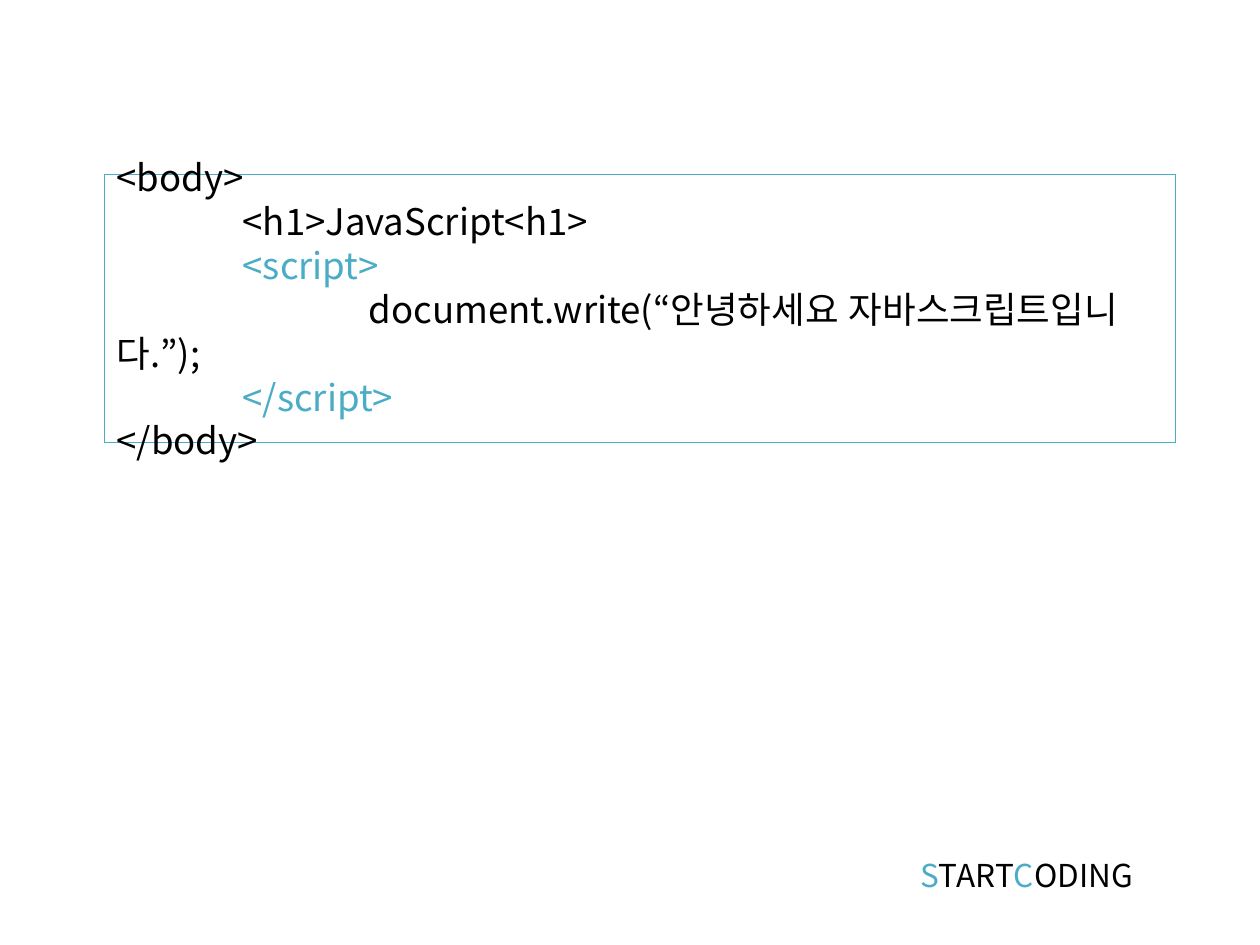
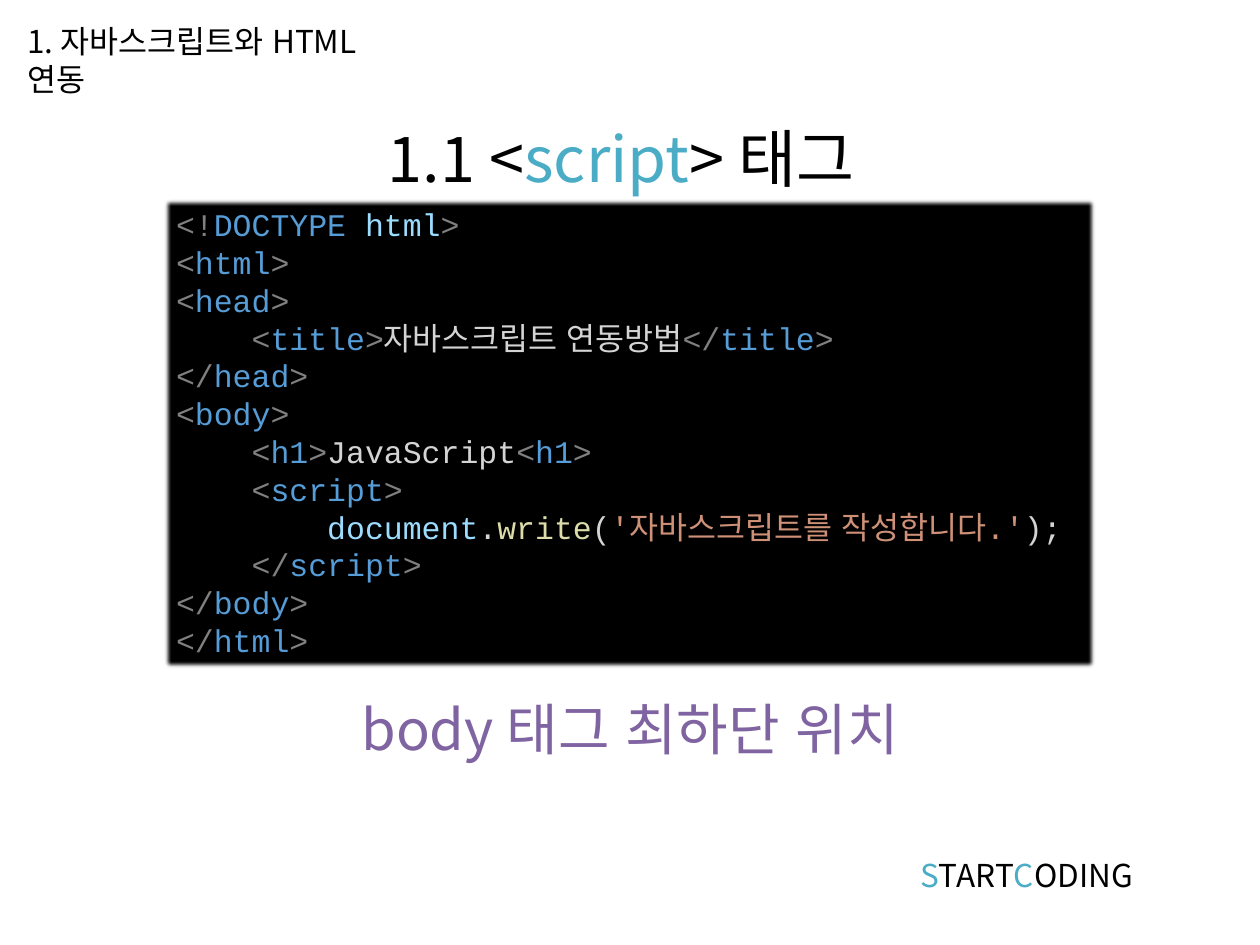
Before and after one commit to kwonkijun/web, a slide deck: slide 3 of 프론트엔드기초(PPT)/JAVASCRIPT 2강_시작하기.pptx. Drawn at 1260x945 pixels with LibreOffice and Linux fonts; fonts in the diff are those of the drawing. Boxes give left, top, right and bottom in pixels: in the first picture for what was removed or moved away, otherwise in the second. Text is boxed around its words. In the diff, an @@ line names an element or a change of style, - is before the commit and + after.

```diff
--- a/프론트엔드기초(PPT)/JAVASCRIPT 2강_시작하기.pptx
+++ b/프론트엔드기초(PPT)/JAVASCRIPT 2강_시작하기.pptx
@@ text added at (x1=27, y1=27, x2=356, y2=94), 18 pt, text #000000 @@
+1. 자바스크립트와 HTML 연동
@@ title added at (x1=388, y1=130, x2=854, y2=197), 36 pt, text #000000 @@
+1.1 <script> 태그
@@ rectangle "<!DOCTYPE html>" resized from (x1=105, y1=175, x2=1176, y2=444) to (x1=164, y1=199, x2=1096, y2=670) @@
@@ rectangle "<!DOCTYPE html>" at (x1=164, y1=199, x2=1096, y2=670): vertical alignment middle to top; fill none to #000000; outline #4BACC6 0.75 pt to none @@
@@ text in rectangle at (x1=176, y1=213, x2=834, y2=388): paragraphs added @@
+<!DOCTYPE html>
+<html>
+<head>
+<title>자바스크립트 연동방법</title>
+</head>
@@ text in rectangle at (x1=176, y1=402, x2=592, y2=621): size 20.9 to 18 pt, font Noto Sans CJK KR to Courier New in "<body>", "<h1>JavaScript<h1>", "<script>", "</script>" and 1 more places; text colour #000000 to #808080, text colour #000000 to #569CD6 in "<body>", "<h1>JavaScript<h1>", "</body>"; text colour #000000 to #D4D4D4 in "<h1>JavaScript<h1>"; text colour #4BACC6 to #808080, text colour #4BACC6 to #569CD6 in "<script>", "</script>" @@
@@ text in rectangle at (x1=327, y1=512, x2=1061, y2=546): text changed; size 20.9 to 18 pt; font Noto Sans CJK KR to Courier New; text colour #000000 to #CE9178 @@
-document.write(“안녕하세요 자바스크립트입니다.”);
+document.write('자바스크립트를 작성합니다.');
@@ text in rectangle at (x1=176, y1=629, x2=308, y2=653): paragraph added @@
+</html>
@@ text added at (x1=361, y1=703, x2=899, y2=763), 32 pt, text #8064A2 @@
+body 태그 최하단 위치
```
Also in this commit, not shown: 5 other slides changed, 1 slide added, 1 slide removed, 8 other files.
